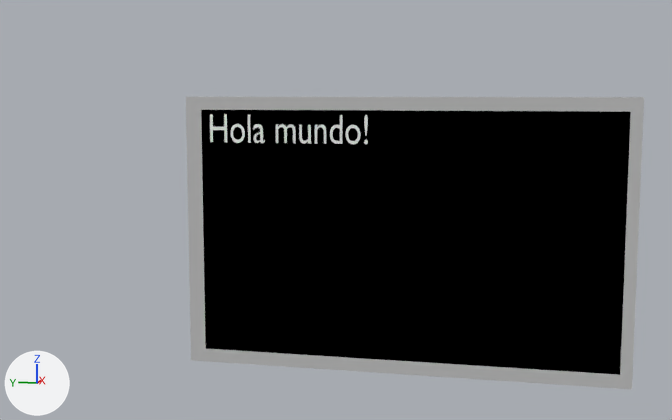
A saved change to the Blender file app/blender/components/console.blend.
Before and after are seen from a camera (50 mm lens) standing at (-5.56, -0.83, 1.7) and looking at (0.95, 0.62, 0.85). Arrows for +X, +Y and +Z are at lower left; the lights stay in place.

Objects in the first picture: 'console', 'console_text'.
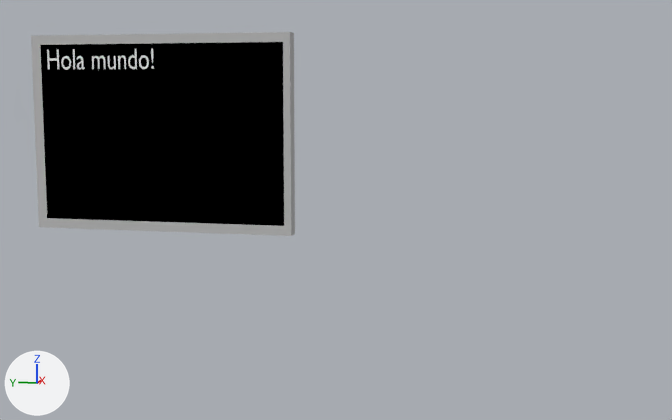
Patch to the scene script:
```diff
--- a/app/blender/components/console.blend.py
+++ b/app/blender/components/console.blend.py
@@ ob_console_text @@
 ob_console_text = bpy.data.objects.new('console_text', txt_text_001)
-ob_console_text.location = (-0.185, 1.16, 1.394)
+ob_console_text.location = (1.796, 3.35, 1.885)
 ob_console_text.rotation_euler = (1.571, 0.0, -1.571)  # degrees (90, 0, -90)
@@ ob_console @@
 ob_console = bpy.data.objects.new('console', me_cube)
-ob_console.location = (-0.073, -0.024, 0.837)
-ob_console.scale = (0.0616, 1.34, 0.832)
+ob_console.location = (1.881, 2.343, 1.343)
+ob_console.scale = (0.0616, 1.15, 0.832)
```

Location of each change, [x1, y1, x2, y2] in pixels of the pictures (672 x 420 px):
'console', moved, rescaled (42% narrower, 30% shorter): before [186, 97, 644, 389]; after [31, 32, 295, 236]
'console_text', moved: before [210, 114, 368, 145]; after [47, 48, 154, 70]
